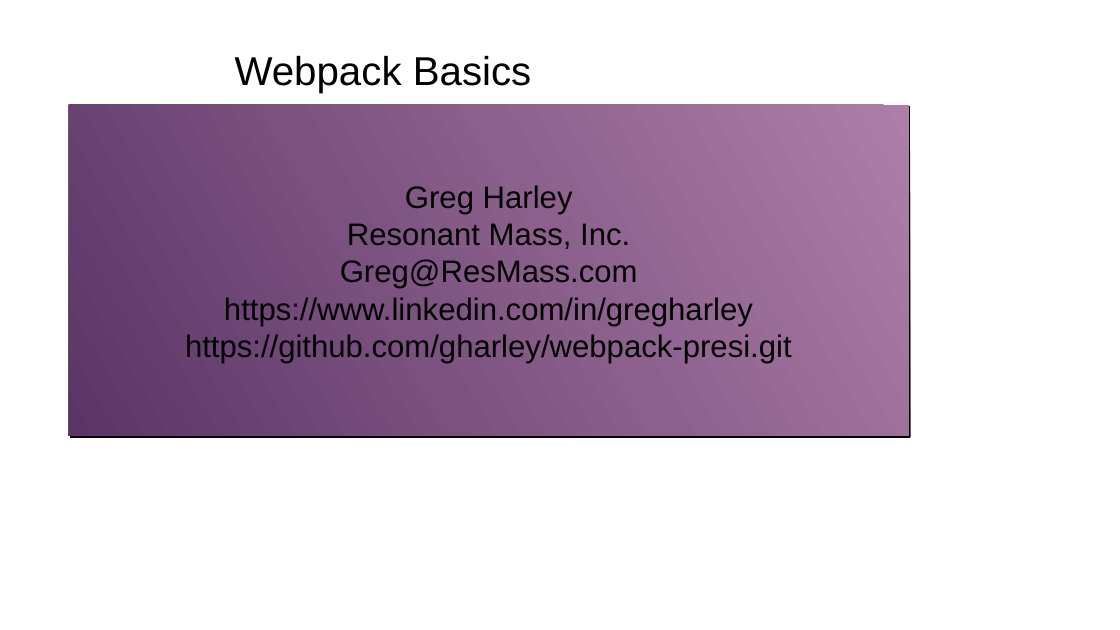
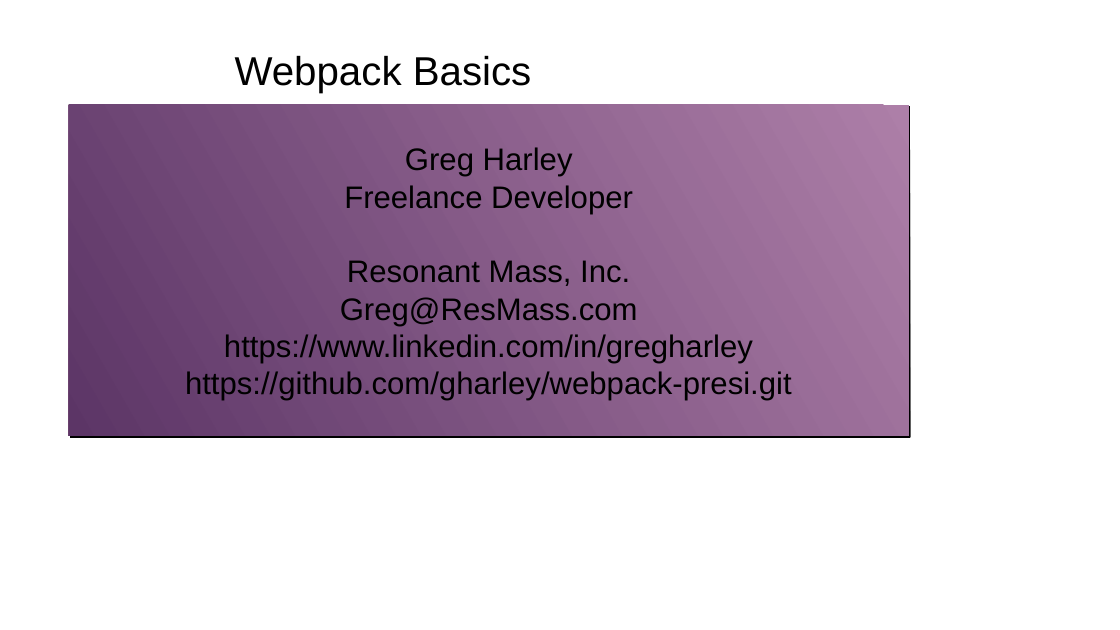
Before and after one commit to gharley/webpack-presi, a slide deck: slide 1 of webpack.odp. Drawn at 1120x630 pixels with LibreOffice and Linux fonts; fonts in the diff are those of the drawing; background and template pictures are left out. Boxes give left, top, right and bottom in pixels: in the first picture for what was removed or moved away, otherwise in the second. Text is boxed around its words. In the diff, an @@ line names an element or a change of style, - is before the commit and + after.

Commit message:
Updating for webpack 2.x and Boise Code Camp

```diff
--- a/webpack.odp
+++ b/webpack.odp
@@ subtitle at box(344, 185, 633, 214): paragraph added @@
+Freelance Developer
```
Also in this commit, not shown: 6 other slides changed, 1 other file.
